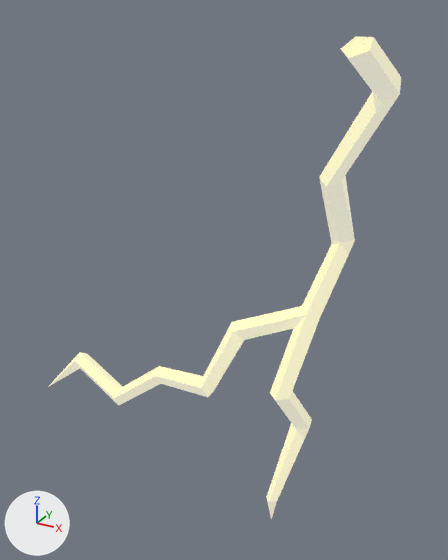
What one commit did to the glTF model models/ln2.gltf.
Both versions are drawn from a camera (50 mm lens) standing at (0.336, -1.273, 0.623) and looking at (-0.498, 0.245, -0.135). The lights are fixed; the arrows at lower left show +X, +Y and +Z. Where no turn or scale is listed for an object, it has been applied to the vertices.

Objects in the first picture: 'lightning_bolt', 'lightning_bolt.006'.
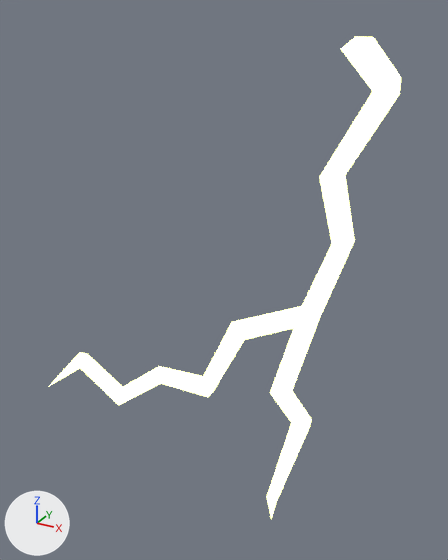
The newer file is also turned or shifted as a whole; pictures and numbers use the older file's frame.

What differs and where, as boxes (x1, y1, x2, y2) in the pictures (448 x 560 px):
'lightning_bolt.006', recoloured, surface changed
    both: (266, 36, 401, 519)
'lightning_bolt', recoloured, surface changed
    both: (48, 306, 306, 405)

The change in detail:
In material 'light' (mat_light), emission_strength goes from 0.5 to 1.0.
In material 'light' (mat_light), emission_color is now set to (2.851, 3.0, 1.0), white #ffffff.
